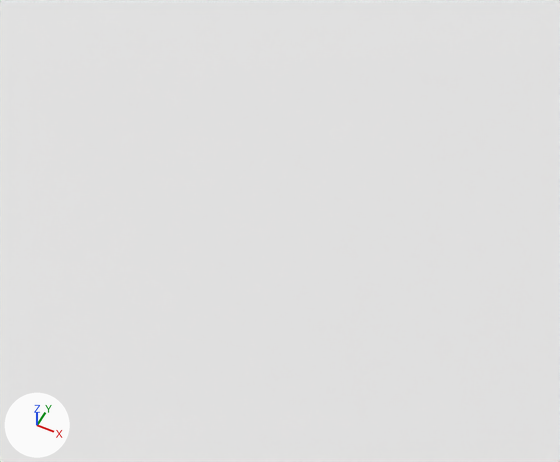
Renders of the FBX model Assets/Art/Models.fbx from each side of a commit.
Both versions are drawn from a camera (50 mm lens) standing at (2.63, -5.65, 3.21) and looking at (1.98, -4.35, 1.59). The lights are fixed; the arrows at lower left show +X, +Y and +Z. Where no turn or scale is listed for an object, it has been applied to the vertices.

Names of what the first picture shows: 'Ground'.
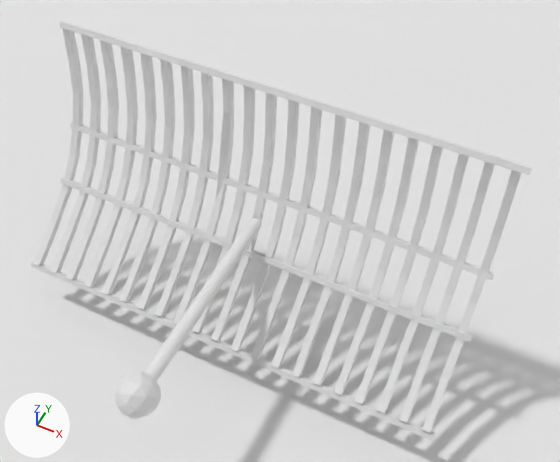
Edits to the bpy script that builds the scene:
```text
Add me_cube_027:
    me_cube_027.from_pydata(...)  # 862 vertices, 836 faces; spans x -37.4..84.1, y -59.3..22.6, z -38.7..1.6
Add ob_parabolicantenna:
    ob_parabolicantenna = bpy.data.objects.new('ParabolicAntenna', me_cube_027)
    ob_parabolicantenna.location = (2.116, -4.502, 1.166)
    ob_parabolicantenna.rotation_euler = (0.533, 0.0, 0.0)  # degrees (31, 0, 0)
    ob_parabolicantenna.scale = (-0.0119, -0.0119, -0.0119)
```

Where the change shows, as pixel boxes (x1, y1, x2, y2) in the pictures (560 x 462 px):
'ParabolicAntenna', added: after (31, 21, 532, 441)
